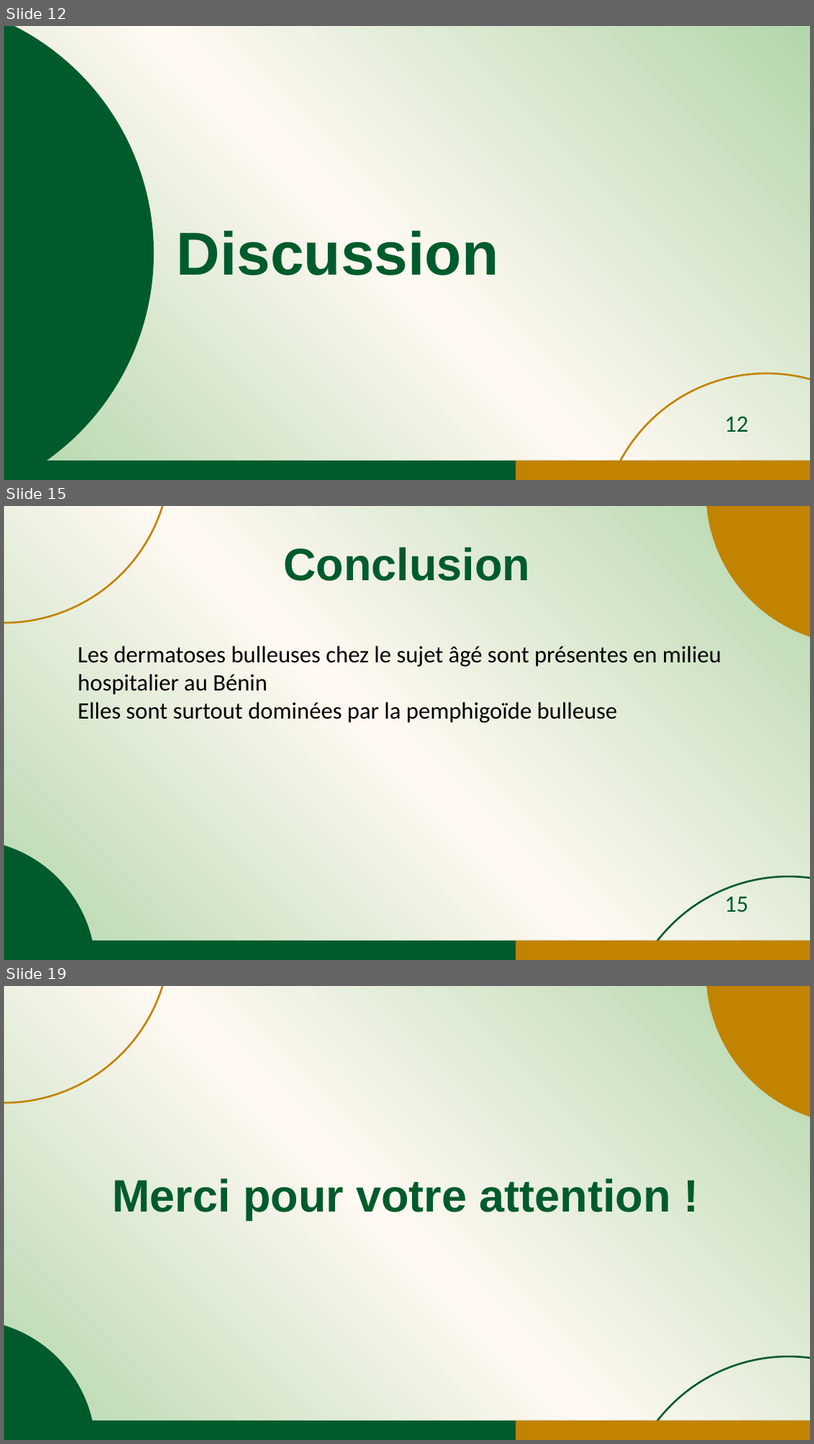
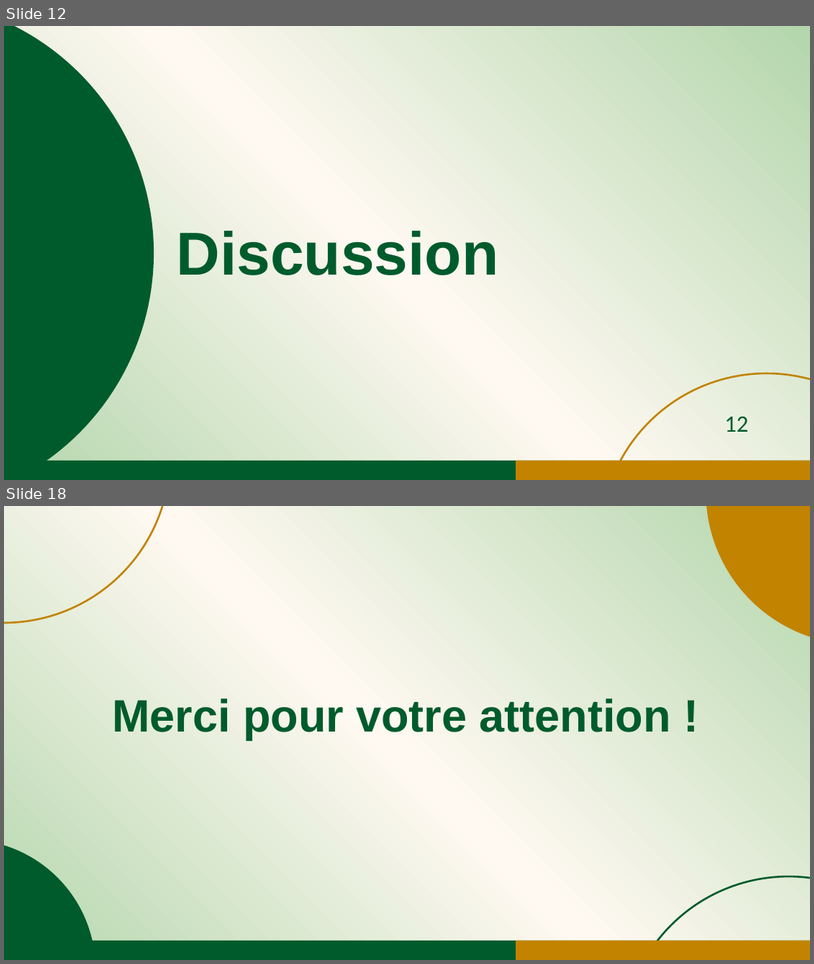
Before and after one commit to jicorporate/GFMP, a slide deck: Communication Orale_JDA1_sujets_enfant_30mai.pptx. Shown one above the other, each under a label of ours: slides 12, 15 and 19 before the commit, slides 12 and 18 after it; the slides between them are not shown. The pictures are 814x1444 and 814x964 pixels, drawn with LibreOffice and Linux fonts; fonts in the diff are those of the drawing. Boxes give left, top, right and bottom in pixels: in the first picture for what was removed or moved away, otherwise in the second. Text is boxed around its words. In the diff, an @@ line names an element or a change of style, - is before the commit and + after.

Commit message:
git commit -m "Update Communication Orale_JDA1_sujets ag\303\251s_30mai.pptx and Communication Orale_JDA1_sujets_enfant_30mai.pptx"

```diff
--- a/Communication Orale_JDA1_sujets_enfant_30mai.pptx
+++ b/Communication Orale_JDA1_sujets_enfant_30mai.pptx
@@ slide 15 removed at <box>4,506,810,960</box>, background gradient #B3D6AC to #FFF9F2 @@
@@ ellipse removed at <box>4,506,170,623</box> @@
@@ ellipse removed at <box>706,506,810,644</box> @@
@@ text removed at <box>284,547,531,581</box> @@
-Conclusion
@@ subtitle removed at <box>77,646,722,723</box> @@
-Les dermatoses bulleuses chez le sujet âgé sont présentes en milieu hospitalier au Bénin
-Elles sont surtout dominées par la pemphigoïde bulleuse
@@ ellipse removed at <box>4,839,95,960</box> @@
@@ ellipse removed at <box>623,876,810,960</box> @@
@@ page number removed at <box>725,896,748,912</box> @@
-15
@@ rectangle removed at <box>4,940,810,960</box> @@
@@ rectangle removed at <box>517,940,810,960</box> @@
@@ what was slide 19 is now slide 18 @@
```
Also in this commit, not shown: 6 slides changed, 5 slides added, 5 other slides removed, 1 other file.
